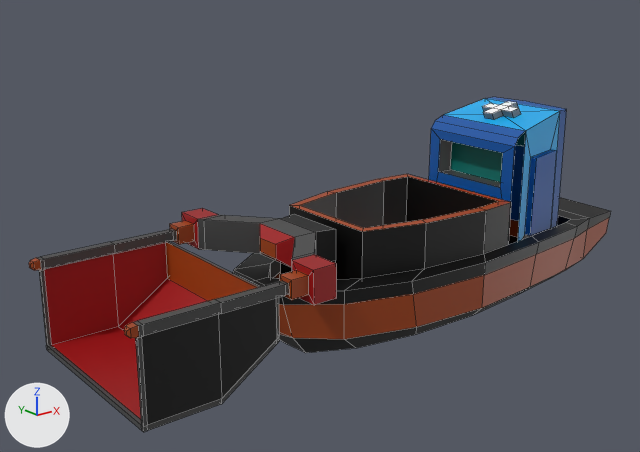
One commit to the FBX model SeaDoctor/Assets/Models/Boat/Boat.fbx: the scene before it, then after it.
The view is the same before and after, from a 50 mm lens placed at (-13.36, -13.3, 7.55), pointed at (-2.37, 0.44, 2.05). The lights are fixed; the arrows at lower left show +X, +Y and +Z. Mesh edges are drawn as thin lines. Where no turn or scale is listed for an object, it has been applied to the vertices. Vertices at the same position are counted once.

Names of what the first picture shows: 'Boat', 'Collector'.
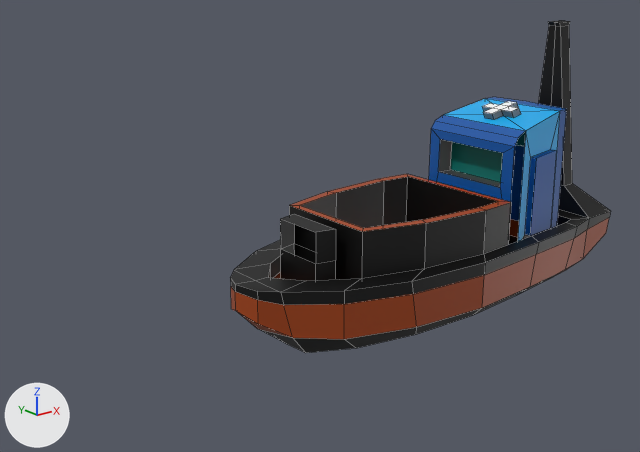
Boxes (x1, y1, x2, y2) around the edits, measured in the pictures (640 x 452 px):
'Boat', reshaped (30% taller)
    before: (233, 97, 611, 353)
    after: (230, 21, 611, 353)
'Collector', deleted
    before: (29, 208, 337, 432)
part 1 of me_circle, built on
    before: (559, 197, 609, 218)
    after: (539, 21, 610, 218)

What the commit changed:
me_circle is used by ob_boat; location (0.0, 0.0, 0.0).
me_circle had 233 vertices, 218 faces and spanned x -4.78..5.19, y -2.06..2.06, z -0.1..4.14.
me_circle now has 251 vertices, 236 faces and spans x -4.78..5.19, y -2.06..2.06, z -0.1..5.89.
Part 1, on me_circle:
2 faces are deleted.
18 vertices are added at x 4.34..4.86, y -0.55..0.55, z 1.99..5.89.
20 new faces join them.
Object 'Collector' (ob_collector) is deleted.
